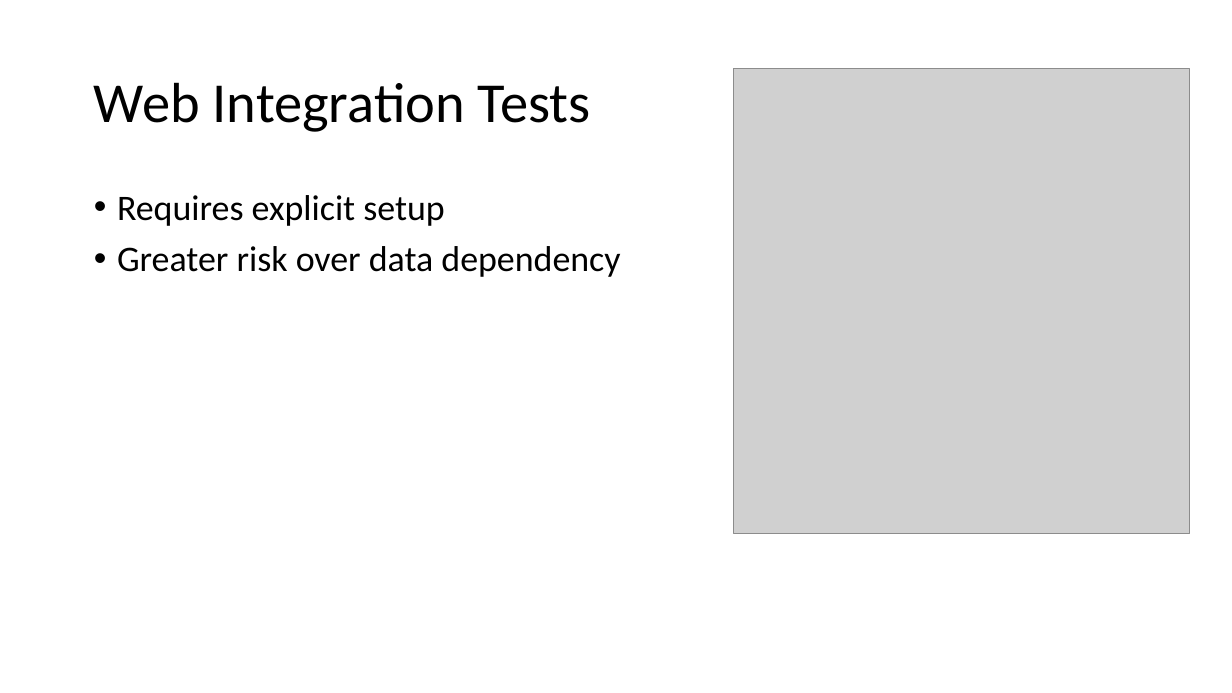
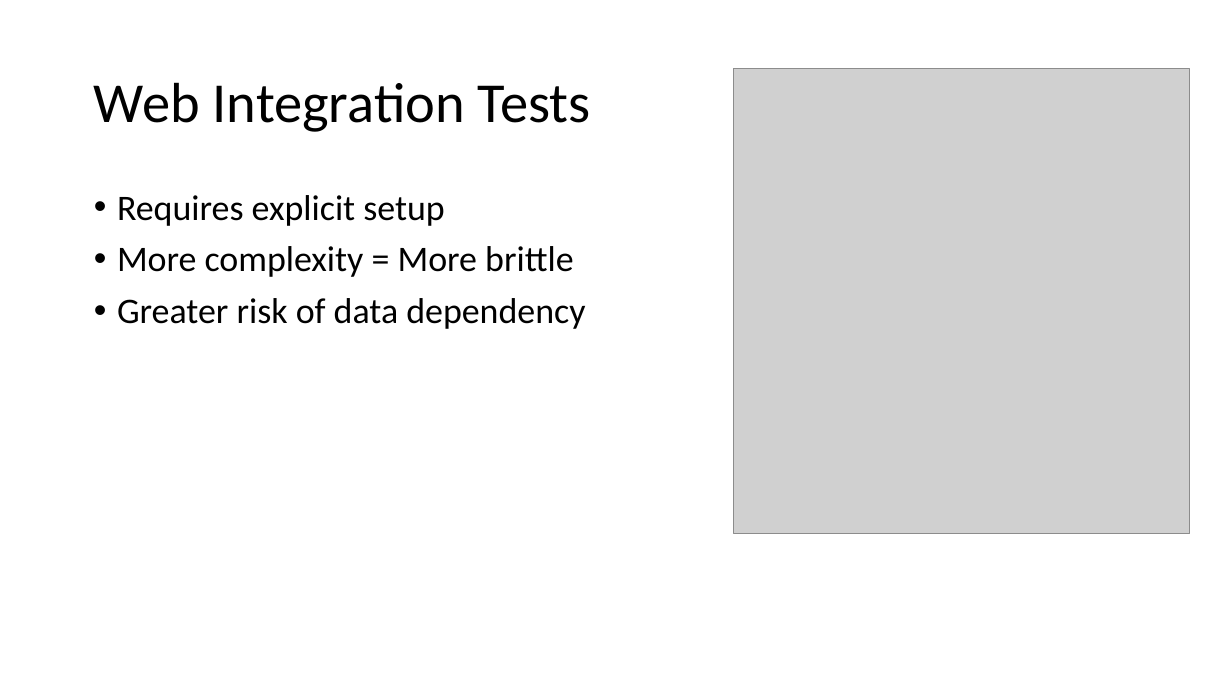
Before and after one commit to wschroder/UnitTestingDemo.GitHub, a slide deck: slide 18 of Effective Unit Testing.pptx (slide 15 before the commit). Drawn at 1232x693 pixels with LibreOffice and Linux fonts; fonts in the diff are those of the drawing; grey boxes stand for pictures. Boxes give left, top, right and bottom in pixels: in the first picture for what was removed or moved away, otherwise in the second. Text is boxed around its words. In the diff, an @@ line names an element or a change of style, - is before the commit and + after.

```diff
--- a/Effective Unit Testing.pptx
+++ b/Effective Unit Testing.pptx
@@ text at (117,246,585,329): text changed @@
-• Greater risk over data dependency
+• More complexity = More brittle
+• Greater risk of data dependency
```
Also in this commit, not shown: 11 other slides changed, 3 slides added.
